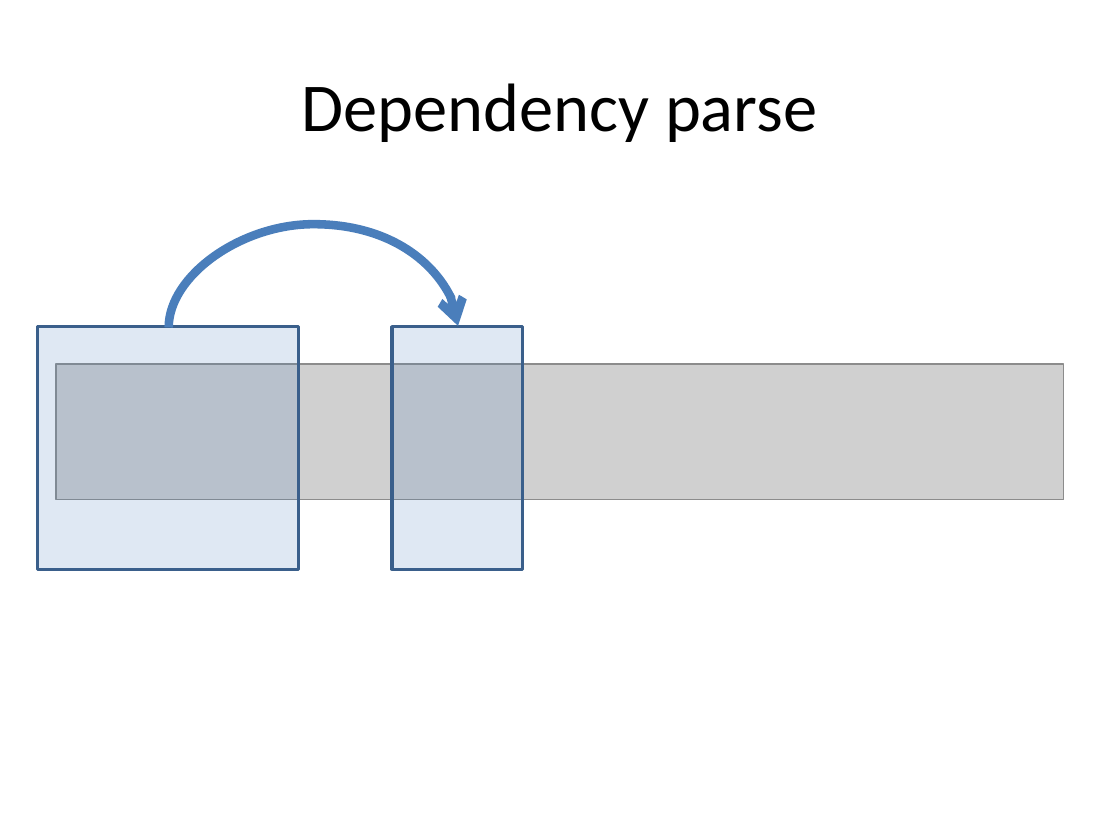
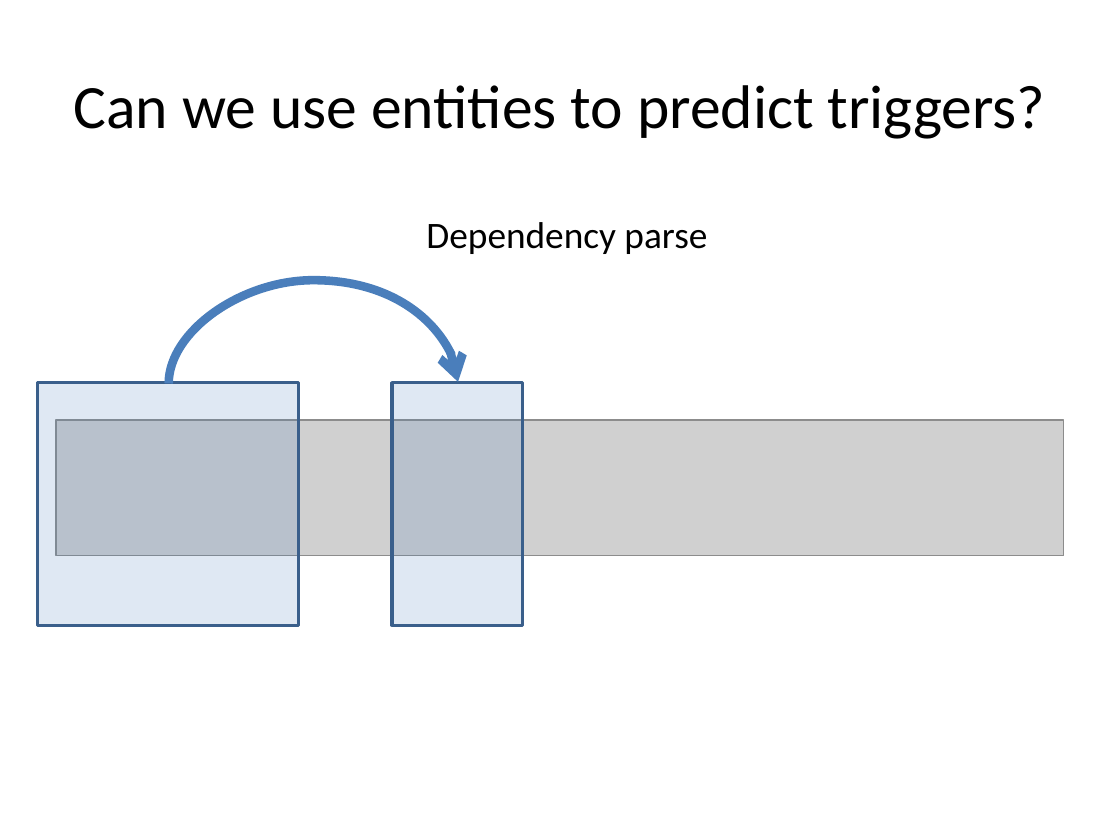
Before and after one commit to ajutscaria/CS224U, a slide deck: slide 14 of Presentation/Anubhai Philip Scaria.pptx. Drawn at 1120x840 pixels with LibreOffice and Linux fonts; fonts in the diff are those of the drawing; grey boxes stand for pictures. Boxes give left, top, right and bottom in pixels: in the first picture for what was removed or moved away, otherwise in the second. Text is boxed around its words. In the diff, an @@ line names an element or a change of style, - is before the commit and + after.

```diff
--- a/Presentation/Anubhai Philip Scaria.pptx
+++ b/Presentation/Anubhai Philip Scaria.pptx
@@ title at (x1=74, y1=85, x2=1046, y2=139): text changed; size 44 to 39.6 pt @@
-Dependency parse
+Can we use entities to predict triggers?
@@ text added at (x1=426, y1=222, x2=707, y2=254), 24 pt, text #000000 @@
+Dependency parse
@@ 2 rectangles, 1 picture, 1 curved arrow moved together from (x1=37, y1=223, x2=1064, y2=570) to (x1=37, y1=279, x2=1064, y2=626) @@
```
Also in this commit, not shown: 16 other slides changed, 2 other files.
